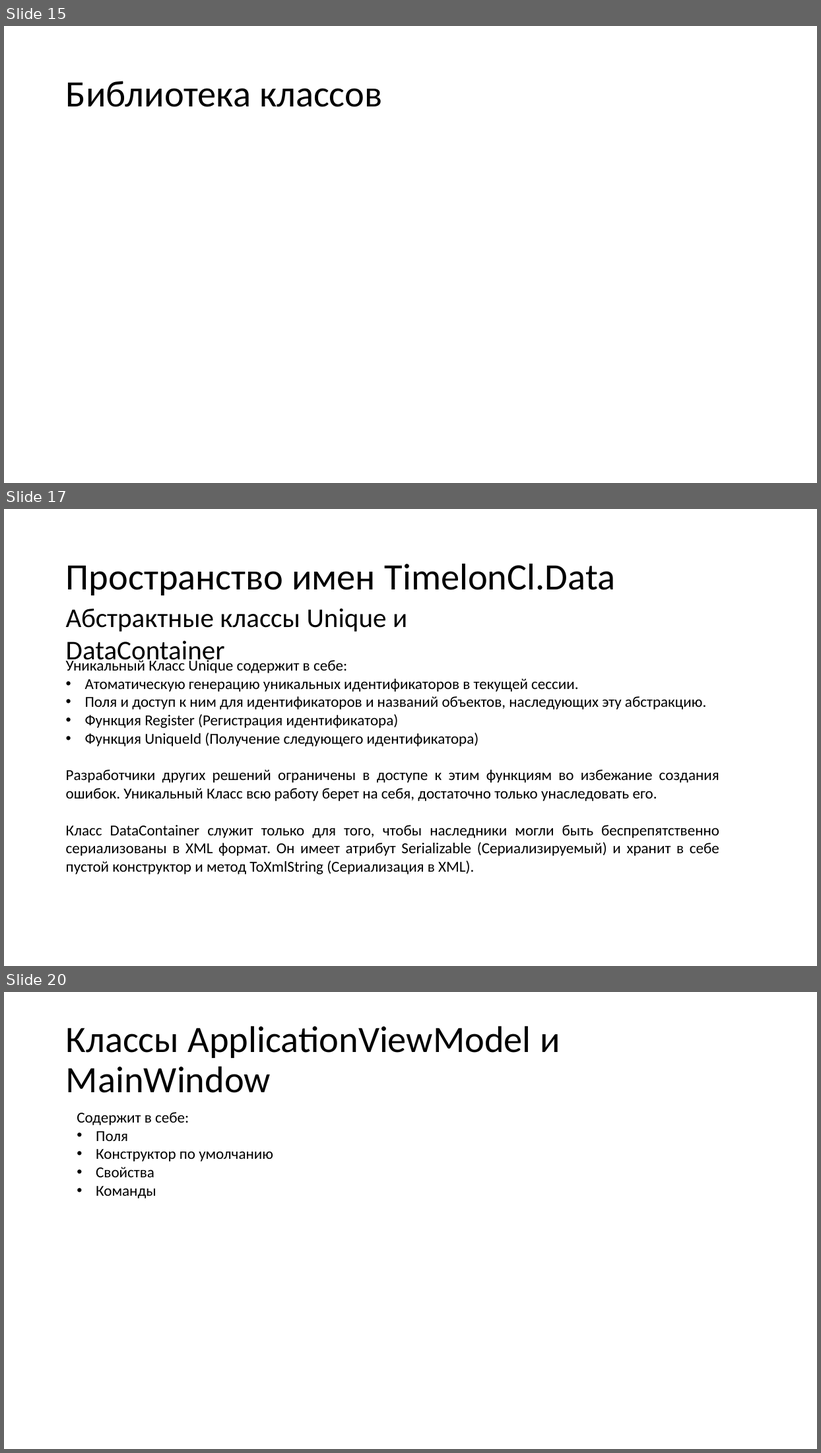
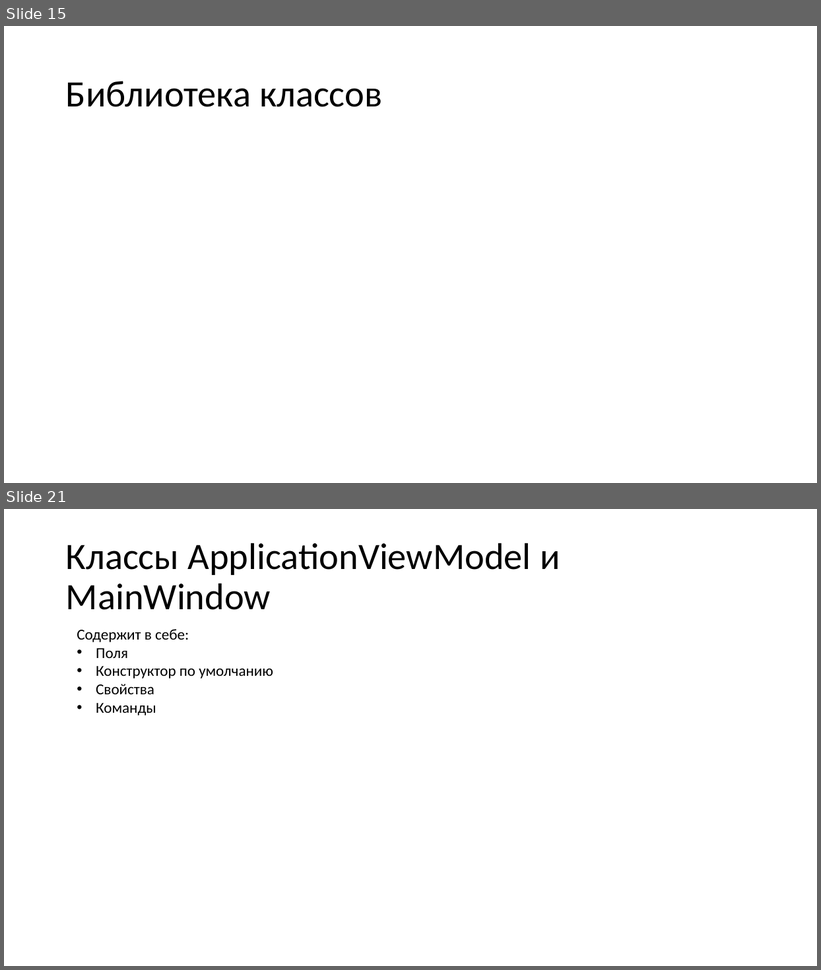
Before and after one commit to N0tilT/Timelon, a slide deck: docs/Timelon.pptx. Shown one above the other, each under a label of ours: slides 15, 17 and 20 before the commit, slides 15 and 21 after it; the slides between them are not shown. The pictures are 821x1453 and 821x970 pixels, drawn with LibreOffice and Linux fonts; fonts in the diff are those of the drawing. Boxes give left, top, right and bottom in pixels: in the first picture for what was removed or moved away, otherwise in the second. Text is boxed around its words. In the diff, an @@ line names an element or a change of style, - is before the commit and + after.

```diff
--- a/docs/Timelon.pptx
+++ b/docs/Timelon.pptx
@@ slide 17 removed at bbox=[4, 509, 817, 966], background #FFFFFF @@
@@ title removed at bbox=[66, 563, 616, 595] @@
-Пространство имен TimelonCl.Data
@@ text removed at bbox=[66, 608, 407, 666] @@
-Абстрактные классы Unique и DataContainer
@@ text removed at bbox=[66, 658, 719, 875] @@
-Уникальный Класс Unique содержит в себе:
-• Aтоматическую генерацию уникальных идентификаторов в текущей сессии.
-• Поля и доступ к ним для идентификаторов и названий объектов, наследующих эту абстракцию.
-• Функция Register (Регистрация идентификатора)
-• Функция UniqueId (Получение следующего идентификатора)
-Разработчики других решений ограничены в доступе к этим функциям во избежание создания ошибок. Уникальный Класс всю работу берет на себя, достаточно только унаследовать его.
-Класс DataContainer служит только для того, чтобы наследники могли быть беспрепятственно сериализованы в XML формат. Он имеет атрибут Serializable (Сериализируемый) и хранит в себе пустой конструктор и метод ToXmlString (Сериализация в XML).
@@ what was slide 20 is now slide 21 @@
```
Also in this commit, not shown: 3 slides changed, 2 slides added.
